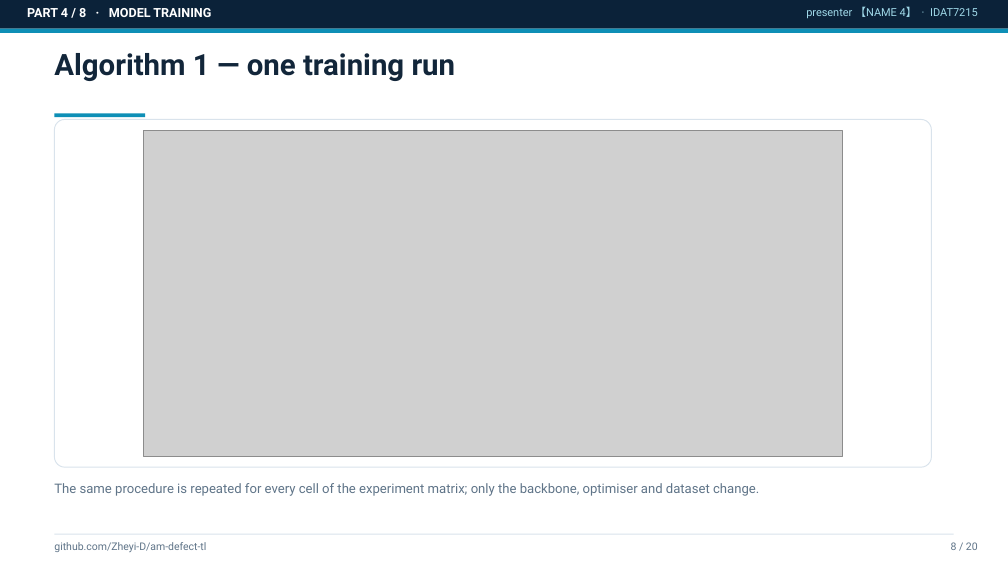
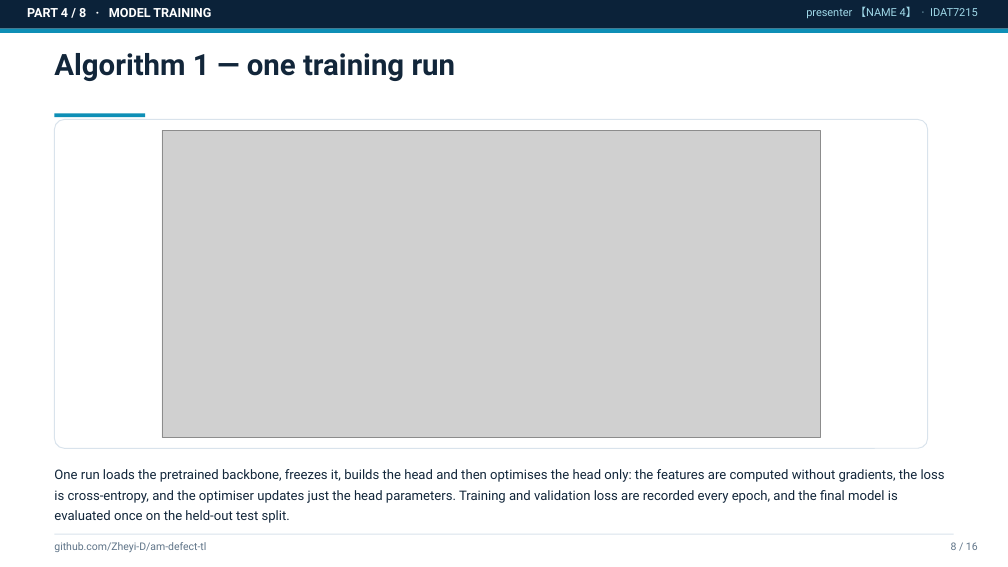
Before and after one commit to Zheyi-D/am-defect-tl, a slide deck: slide 8 of reports/slides_draft.pptx. Drawn at 1008x567 pixels with LibreOffice and Linux fonts; fonts in the diff are those of the drawing; grey boxes stand for pictures. Boxes give left, top, right and bottom in pixels: in the first picture for what was removed or moved away, otherwise in the second. Text is boxed around its words. In the diff, an @@ line names an element or a change of style, - is before the commit and + after.

Commit message:
feat(slides): 16-page deck scoped to data preparation, model training and dataset results — 60-90 words of factual text per page, no WHAT/WHY/RESULT labels, analysis pages removed, demo placeholder kept

```diff
--- a/reports/slides_draft.pptx
+++ b/reports/slides_draft.pptx
@@ rounded rectangle: place and size @@
-rounded rectangle at bbox=[54, 119, 932, 467]
+rounded rectangle at bbox=[54, 119, 928, 448]
@@ picture: place and size @@
-picture at bbox=[144, 130, 842, 457]
+picture at bbox=[162, 130, 820, 438]
@@ text at bbox=[54, 469, 945, 523]: text changed; text colour #5F7488 to #12263A @@
-The same procedure is repeated for every cell of the experiment matrix; only the backbone, optimiser and dataset change.
+One run loads the pretrained backbone, freezes it, builds the head and then optimises the head only: the features are computed without gradients, the loss is cross-entropy, and the optimiser updates just the head parameters. Training and validation loss are recorded every epoch, and the final model is evaluated once on the held-out test split.
@@ text at bbox=[951, 542, 978, 550]: text changed @@
-8 / 20
+8 / 16
```
Also in this commit, not shown: 12 other slides changed, 3 slides added, 7 slides removed, 3 other files.
